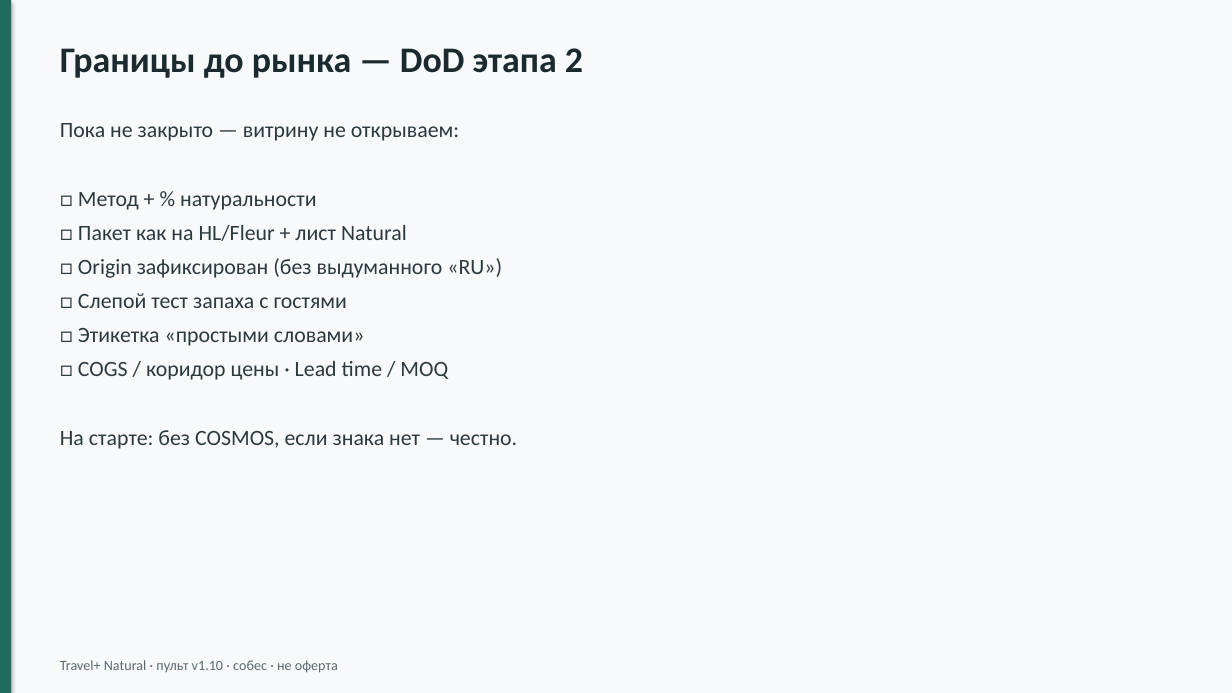
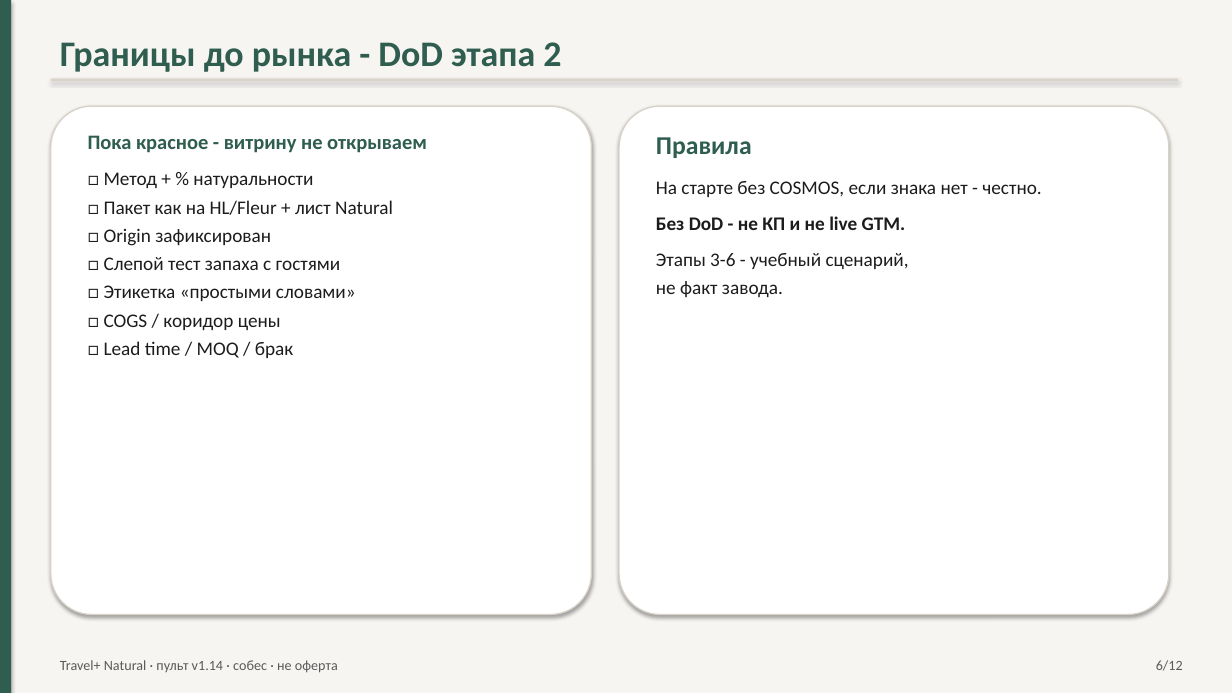
Before and after one commit to pagasbot-coder/Banya-Digital, a slide deck: slide 6 of knowledge-base/presentation-travelplus-interview.pptx. Drawn at 1232x693 pixels with LibreOffice and Linux fonts; fonts in the diff are those of the drawing. Boxes give left, top, right and bottom in pixels: in the first picture for what was removed or moved away, otherwise in the second. Text is boxed around its words. In the diff, an @@ line names an element or a change of style, - is before the commit and + after.

```diff
--- a/knowledge-base/presentation-travelplus-interview.pptx
+++ b/knowledge-base/presentation-travelplus-interview.pptx
@@ rectangle at (x1=0, y1=0, x2=1232, y2=693): fill #F7F9FB to #F7F5F2 @@
@@ rectangle at (x1=0, y1=0, x2=11, y2=693): fill #1F6B5C to #2F5D50 @@
@@ text at (x1=60, y1=42, x2=561, y2=72): text changed; text colour #1A2A2E to #2F5D50 @@
-Границы до рынка — DoD этапа 2
+Границы до рынка - DoD этапа 2
@@ rectangle added at (x1=51, y1=79, x2=1178, y2=81), fill #D8D2C8 @@
@@ rounded rectangle added at (x1=51, y1=106, x2=592, y2=615), fill #FFFFFF, outline #D8D2C8 1 pt @@
@@ rounded rectangle added at (x1=619, y1=106, x2=1169, y2=615), fill #FFFFFF, outline #D8D2C8 1 pt @@
@@ text "Пока красное - витрину не ..." moved from (x1=60, y1=123, x2=517, y2=449) to (x1=88, y1=135, x2=427, y2=358) @@
@@ text at (x1=88, y1=135, x2=427, y2=153): text changed; size 17 to 16 pt; text colour #2C3A3F to #2F5D50; bold on @@
-Пока не закрыто — витрину не открываем:
+Пока красное - витрину не открываем
@@ text added at (x1=656, y1=137, x2=1041, y2=297), 15 pt, text #1C1C1C @@
+Правила
+На старте без COSMOS, если знака нет - честно.
+Без DoD - не КП и не live GTM.
+Этапы 3-6 - учебный сценарий,
+не факт завода.
@@ text at (x1=104, y1=172, x2=393, y2=301): size 17 to 15 pt, text colour #2C3A3F to #1C1C1C in "□ Метод + % натуральности", "□ Пакет как на HL/Fleur + лист ...", "□ Слепой тест запаха с гостями", "□ Этикетка «простыми словами»"; less space between paragraphs @@
@@ text at (x1=104, y1=228, x2=271, y2=246): text changed; size 17 to 15 pt; text colour #2C3A3F to #1C1C1C @@
-□ Origin зафиксирован (без выдуманного «RU»)
+□ Origin зафиксирован
@@ text at (x1=104, y1=314, x2=293, y2=358): text changed; size 17 to 15 pt; text colour #2C3A3F to #1C1C1C @@
-□ COGS / коридор цены · Lead time / MOQ
-На старте: без COSMOS, если знака нет — честно.
+□ COGS / коридор цены
+□ Lead time / MOQ / брак
@@ text at (x1=60, y1=660, x2=338, y2=673): text changed; text colour #5A6A70 to #5A5A5A @@
-Travel+ Natural · пульт v1.10 · собес · не оферта
+Travel+ Natural · пульт v1.14 · собес · не оферта
@@ text added at (x1=1156, y1=660, x2=1183, y2=671), 11 pt, text #5A5A5A @@
+6/12
```
Also in this commit, not shown: 10 other slides changed, 1 slide added, 12 other files.
